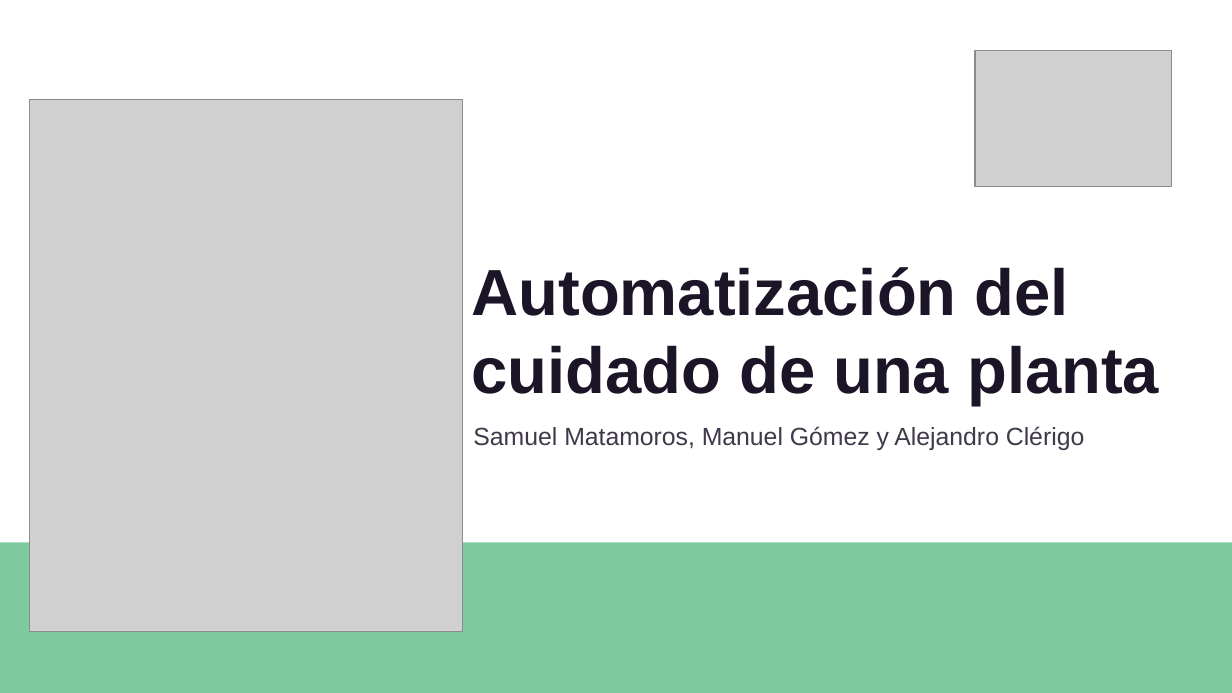
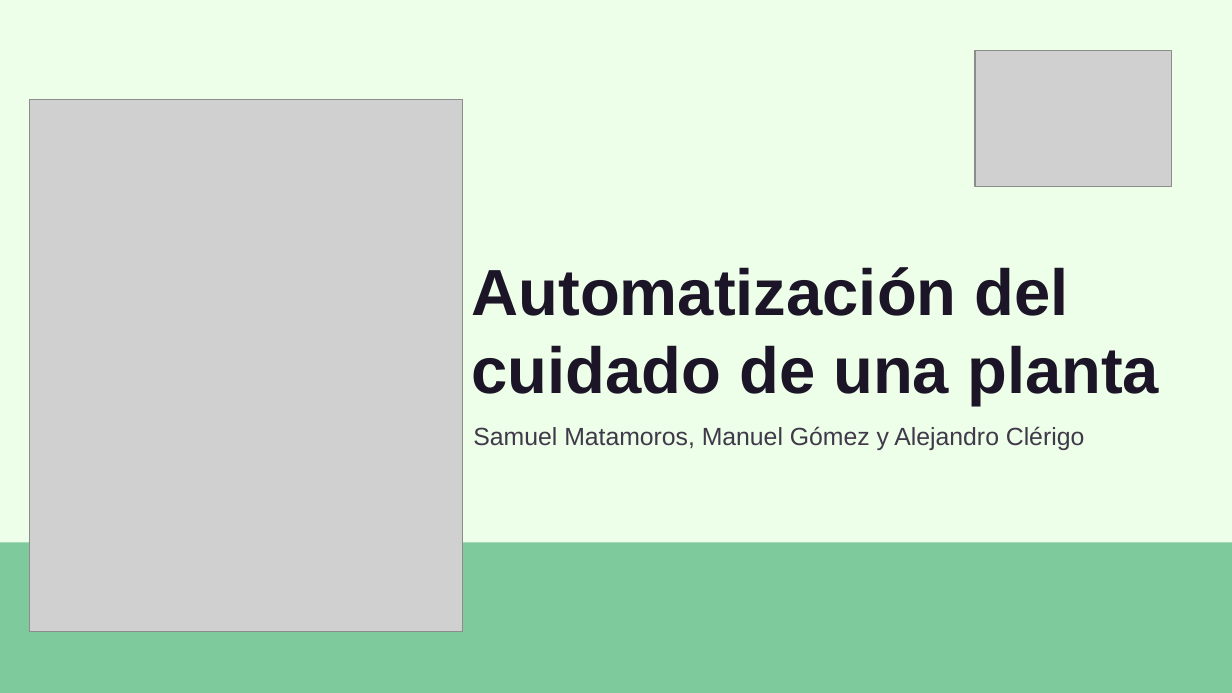
Before and after one commit to SamuelMatamoros/Automating-the-care-of-a-plant, a slide deck: slide 1 of Documentos/Presentación/DefensaProyecto.odp. Drawn at 1232x693 pixels with LibreOffice and Linux fonts; fonts in the diff are those of the drawing; grey boxes stand for pictures. Boxes give left, top, right and bottom in pixels: in the first picture for what was removed or moved away, otherwise in the second. Text is boxed around its words. In the diff, an @@ line names an element or a change of style, - is before the commit and + after.

```diff
--- a/Documentos/Presentación/DefensaProyecto.odp
+++ b/Documentos/Presentación/DefensaProyecto.odp
@@ background #FFFFFF to #EDFFE8 @@
```
Also in this commit, not shown: 22 slides added, 1 slide removed, 2 other files.
